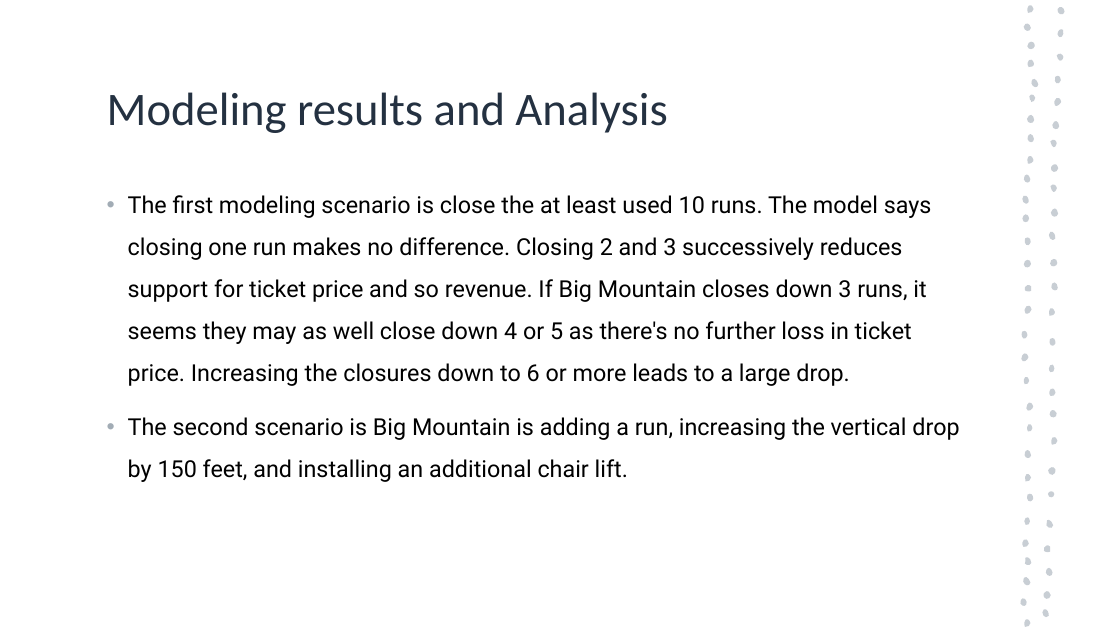
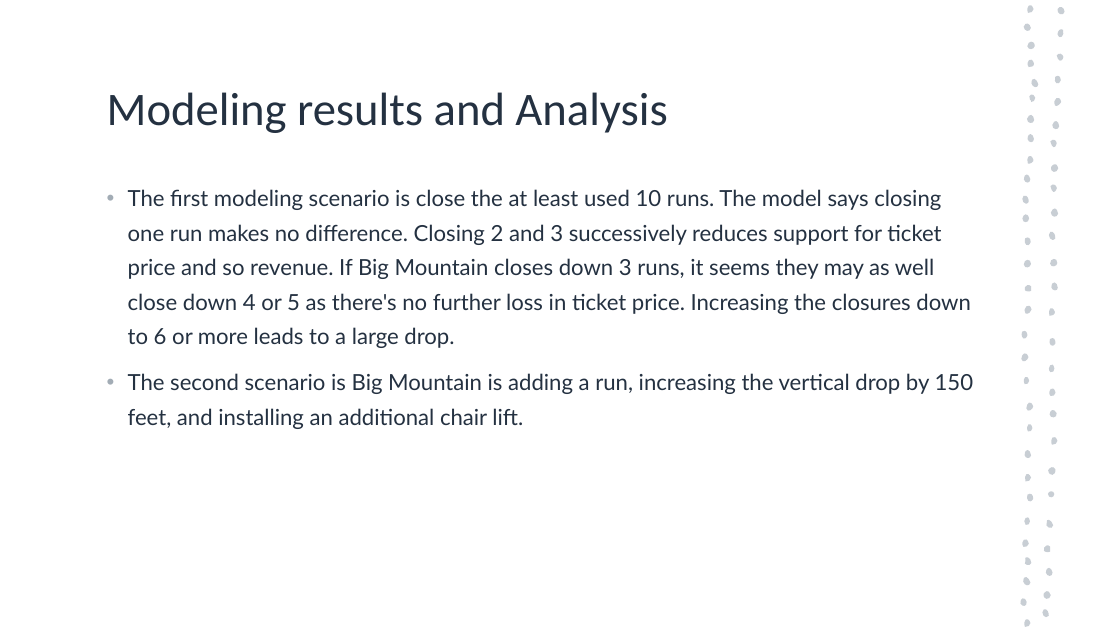
Before and after one commit to batkaw/DataScienceGuidedCapstone, a slide deck: slide 8 of big mountain project.pptm (slide 7 before the commit). Drawn at 1120x630 pixels with LibreOffice and Linux fonts; fonts in the diff are those of the drawing. Boxes give left, top, right and bottom in pixels: in the first picture for what was removed or moved away, otherwise in the second. Text is boxed around its words. In the diff, an @@ line names an element or a change of style, - is before the commit and + after.

```diff
--- a/big mountain project.pptm
+++ b/big mountain project.pptm
@@ text "The first modeling scenario is ..." at [128,189,974,429]: size 20 to 19 pt, font Roboto to Lato, text colour #000000 to #243141; line spacing 1.5 to 1.3 @@
```
Also in this commit, not shown: 4 other slides changed, 1 slide added.
